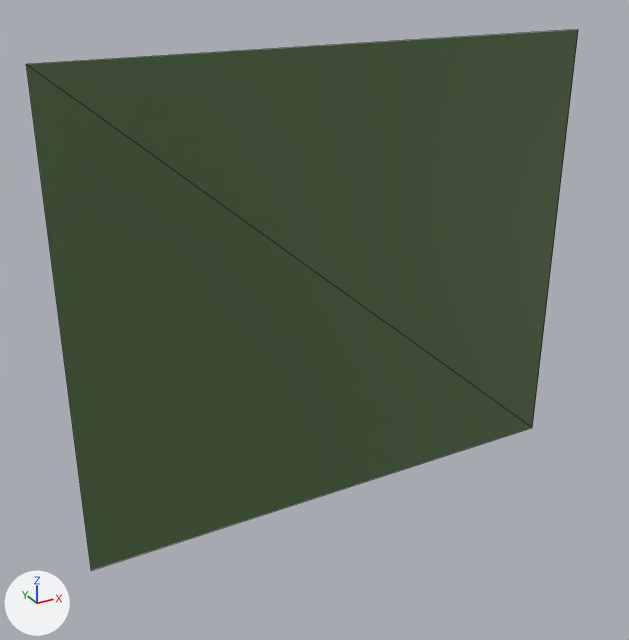
The glTF model assets/models/nature/Bush_Snow_2.lod3.glb as it was, and as the next commit left it.
The view is the same before and after, from a camera (50 mm lens) standing at (-1.015, -1.704, 1.302) and looking at (-0.066, 0.022, 0.439). The lights are fixed; the arrows at lower left show +X, +Y and +Z. The picture after the commit comes second. Mesh edges are drawn as thin lines.

Names of what the first picture shows: 'Bush_Snow_2'.
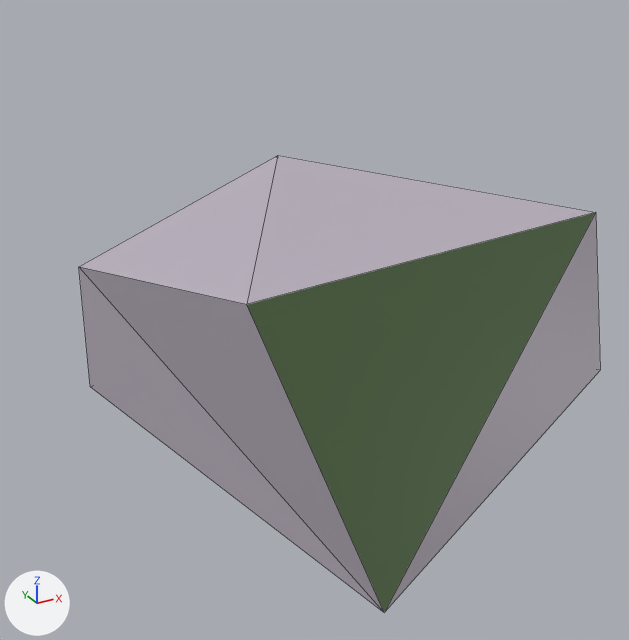
Boxes (x1, y1, x2, y2) around the edits, measured in the pictures (629 x 640 px):
'Bush_Snow_2', reshaped (15% shorter): before (26, 30, 578, 570); after (79, 155, 600, 612)

Diff of the bpy script that builds the scene:
```diff
--- a/assets/models/nature/Bush_Snow_2.lod3.glb.py
+++ b/assets/models/nature/Bush_Snow_2.lod3.glb.py
@@ mat_snow @@
+mat_snow = principled_material('Snow')
+mat_snow.base_color = (0.503, 0.451, 0.527)  # light grey #bcb3c0
@@ me_cube_133 @@
 # used by ob_bush_snow_2; location = (0.0, 0.0, 0.0)
 # verts and faces of me_cube_133; kept vertices keep their numbers, new ones are numbered from 4
 # before: 0 (-0.681, 0.0, -0.069) at pixel (91, 570), 1 (0.681, 0.0, -0.069) at pixel (532, 427), 2 (0.681, 0.0, 1.089) at pixel (578, 29), 3 (-0.681, 0.0, 1.089) at pixel (26, 64)
-me_cube_133.from_pydata(...)  # 4 vertices, 2 faces; spans x -0.681..0.681, y 0.0, z -0.069..1.089
+me_cube_133.from_pydata(...)  # 8 vertices, 12 faces; spans x -0.575..0.686, y -0.633..0.673, z 0.129..0.728
+# me_cube_133 part 1
+delete_vertices([*range(0, 4)])  # with the faces that use them
+verts[4] = (-0.564, 0.31, 0.247)  # pixel (90, 386)
+verts[5] = (-0.575, 0.23, 0.602)  # pixel (78, 266)
+verts[6] = (0.152, 0.648, 0.697)  # pixel (277, 155)
+verts[7] = (0.571, -0.237, 0.69)  # pixel (595, 212)
+verts[8] = (0.686, -0.221, 0.224)  # pixel (600, 370)
+verts[9] = (-0.275, -0.633, 0.129)  # pixel (384, 612)
+verts[10] = (0.114, 0.673, 0.174)
+verts[11] = (-0.453, -0.442, 0.728)  # pixel (246, 304)
+faces += [(4, 5, 6), (6, 7, 10), (7, 11, 9), (8, 9, 10), (4, 10, 9)]  # mat_green (dark green #536d45)
+faces += [(4, 9, 5), (5, 9, 11), (7, 8, 10), (7, 9, 8), (4, 6, 10), (6, 11, 7)]  # mat_snow (light grey #bcb3c0)
+faces += [(5, 11, 6)]  # mat_snow (light grey #bcb3c0)
 me_cube_133.materials.append(mat_green)
+me_cube_133.materials.append(mat_snow)  # light grey #bcb3c0
```
